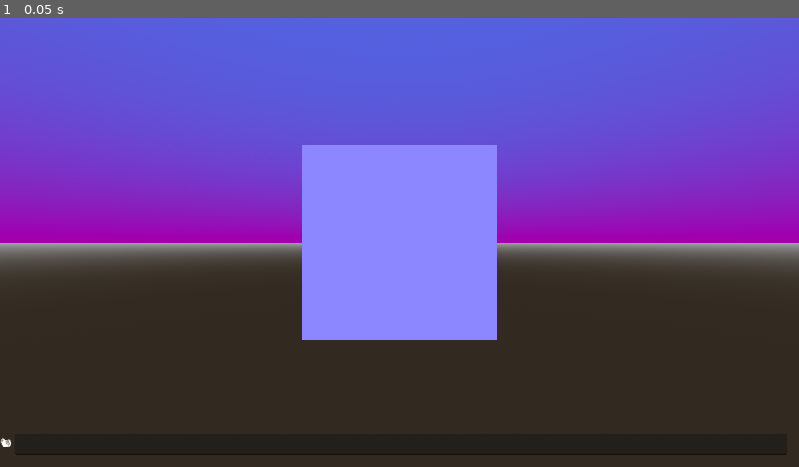
Above: before the commit, frame 1.
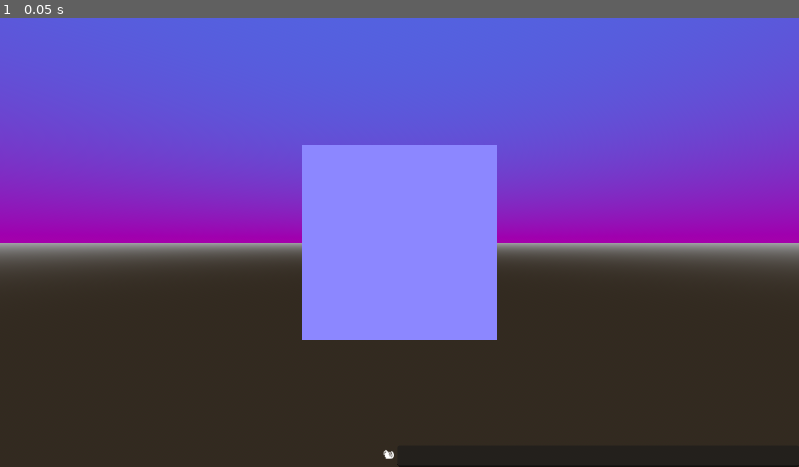
Above: after the commit, the same moment.

Repository: learnb/chat-game-godot
Game: Godot game, scene res://test_3.tscn
Same seed, same stepped clock (60 frames per second), same inputs: the game is played once before the commit and once after it.
Inputs:
- Up to frame 1 (0.05 s): no input

The runs differ from the first frame. In frame 1, 0.4% of the frame differs, in the area x 0-100%, y 93-100%.

Commit message:
read player data and update playerlist

Diff:
--- a/UI.tscn
+++ b/UI.tscn
@@ -2,26 +2,58 @@
 
 [ext_resource type="Script" path="res://ui.gd" id="1_f50eq"]
 
-[node name="ChatBox" type="Control"]
+[node name="ChatUI" type="Control"]
 layout_mode = 3
-anchors_preset = 0
+anchors_preset = 3
+anchor_left = 1.0
+anchor_top = 1.0
+anchor_right = 1.0
+anchor_bottom = 1.0
+grow_horizontal = 0
+grow_vertical = 0
 script = ExtResource("1_f50eq")
 
-[node name="VBoxContainer" type="VBoxContainer" parent="."]
-layout_mode = 0
-offset_right = 1135.0
-offset_bottom = 631.0
+[node name="ChatBoxContainer" type="VBoxContainer" parent="."]
+layout_direction = 1
+layout_mode = 1
+anchors_preset = 3
+anchor_left = 1.0
+anchor_top = 1.0
+anchor_right = 1.0
+anchor_bottom = 1.0
+offset_left = -600.0
+offset_top = -400.0
+grow_horizontal = 0
+grow_vertical = 0
 
-[node name="RichTextLabel" type="RichTextLabel" parent="VBoxContainer"]
+[node name="RichTextLabel" type="RichTextLabel" parent="ChatBoxContainer"]
 layout_mode = 2
 size_flags_vertical = 3
 
-[node name="HBoxContainer" type="HBoxContainer" parent="VBoxContainer"]
+[node name="HBoxContainer" type="HBoxContainer" parent="ChatBoxContainer"]
 layout_mode = 2
 
-[node name="Label" type="Label" parent="VBoxContainer/HBoxContainer"]
+[node name="Label" type="Label" parent="ChatBoxContainer/HBoxContainer"]
 layout_mode = 2
 
-[node name="LineEdit" type="LineEdit" parent="VBoxContainer/HBoxContainer"]
+[node name="LineEdit" type="LineEdit" parent="ChatBoxContainer/HBoxContainer"]
 layout_mode = 2
 size_flags_horizontal = 3
+
+[node name="PlayerListContainer" type="VBoxContainer" parent="."]
+layout_direction = 1
+layout_mode = 1
+anchors_preset = 3
+anchor_left = 1.0
+anchor_top = 1.0
+anchor_right = 1.0
+anchor_bottom = 1.0
+offset_left = -1000.0
+offset_top = -400.0
+offset_right = -600.0
+grow_horizontal = 0
+grow_vertical = 0
+
+[node name="RichTextLabel" type="RichTextLabel" parent="PlayerListContainer"]
+layout_mode = 2
+size_flags_vertical = 3
--- a/spacetime_client.gd
+++ b/spacetime_client.gd
@@ -5,7 +5,7 @@
 @export var table_names: Array[String] = []
 
 var socket: WebSocketPeer
-var isSocketOpen: bool
+var isSocketOpen: bool		# Mutex lock for processing socket messages
 
 signal websocket_open
 signal websocket_closed
--- a/test_3.gd
+++ b/test_3.gd
@@ -1,13 +1,15 @@
 extends Node3D
 
-@onready var ChatBox = $ChatBox
+@onready var ChatUI = $ChatUI
 @onready var stdbClient = $Spacetime_Client
+
+var playerMap: Dictionary = {}
 
 func _ready() -> void:
 	stdbClient.connect("websocket_open", _on_stdb_socket_open)
 	stdbClient.connect("websocket_closed", _on_stdb_socket_closed)
 	stdbClient.connect("new_message", _on_stdb_new_message)
-	ChatBox.connect("send_message", send_chat_message)
+	ChatUI.connect("send_message", send_chat_message)
 
 
 func _process(delta: float) -> void:
@@ -59,7 +61,7 @@
 					var row = JSON.parse_string(insert)
 					print("row: %s" % [row])
 					var chatMessage: String = "[%s]: %s" % [row.SenderId, row.Message]
-					ChatBox.render_message("", chatMessage)
+					ChatUI.render_message("", chatMessage)
 		if table.table_name == "Players":
 			var updates = table.updates
 			for update in updates:
@@ -76,6 +78,7 @@
 						"IsOnline": row.IsOnline
 					}
 					print("playerData: %s" % [playerData])
+					update_player_state(playerData)
 
 
 func parseTransactionUpdate(data) -> void:
@@ -98,7 +101,7 @@
 					}
 					print("row: %s" % [row])
 					var chatMessage: String = "[%s]: %s" % [row.SenderId, row.Message]
-					ChatBox.render_message("", chatMessage)
+					ChatUI.render_message("", chatMessage)
 		if table.table_name == "Players":
 			var updates = table.updates
 			for update in updates:
@@ -114,3 +117,11 @@
 						"IsOnline": messageArray[5]
 					}
 					print("playerData: %s" % [playerData])
+					update_player_state(playerData)
+
+func update_player_state(playerData) -> void:
+	playerMap[playerData.PlayerId] = playerData
+	var playerList: Array[String] = []
+	for playerId in playerMap:
+		playerList.append(playerMap[playerId].Identity)
+	ChatUI.render_player_list(playerList)
--- a/test_3.tscn
+++ b/test_3.tscn
@@ -33,7 +33,7 @@
 [node name="MeshInstance3D" type="MeshInstance3D" parent="."]
 mesh = SubResource("BoxMesh_tp0wi")
 
-[node name="ChatBox" parent="." instance=ExtResource("2_g7yjj")]
+[node name="ChatUI" parent="." instance=ExtResource("2_g7yjj")]
 
 [node name="Spacetime_Client" parent="." instance=ExtResource("3_8ygtv")]
 host_url = "wss://spacetime.bryanlearn.com"
--- a/ui.gd
+++ b/ui.gd
@@ -1,8 +1,10 @@
 extends Control
 
-@onready var chatLog = $VBoxContainer/RichTextLabel
-@onready var inputLabel = $VBoxContainer/HBoxContainer/Label
-@onready var inputField = $VBoxContainer/HBoxContainer/LineEdit
+@onready var chatLog = $ChatBoxContainer/RichTextLabel
+@onready var inputLabel = $ChatBoxContainer/HBoxContainer/Label
+@onready var inputField = $ChatBoxContainer/HBoxContainer/LineEdit
+
+@onready var playerList = $PlayerListContainer/RichTextLabel
 
 var username = "🐿"
 
@@ -22,3 +24,9 @@
 	chatLog.add_text(msg) # render message
 	chatLog.scroll_to_line(chatLog.get_line_count() - 1) # scroll to bottom
 	inputField.text = '' # clear input field
+
+func render_player_list(players: Array) -> void:
+	playerList.clear()
+	for player in players:
+		playerList.add_text("\n%s" % player)
+	playerList.scroll_to_line(playerList.get_line_count() - 1)
Not shown, changed: TODO.md
